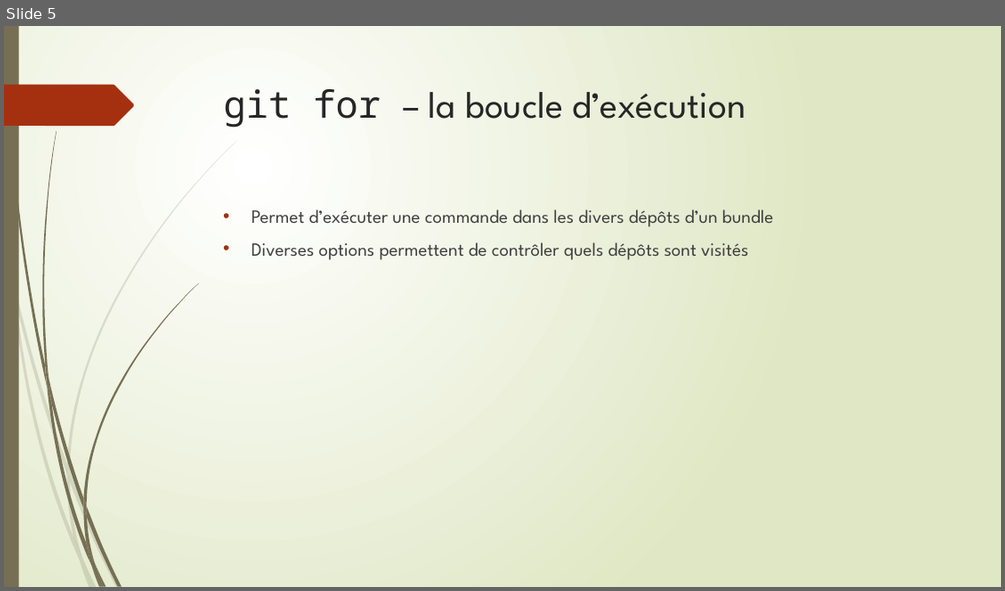
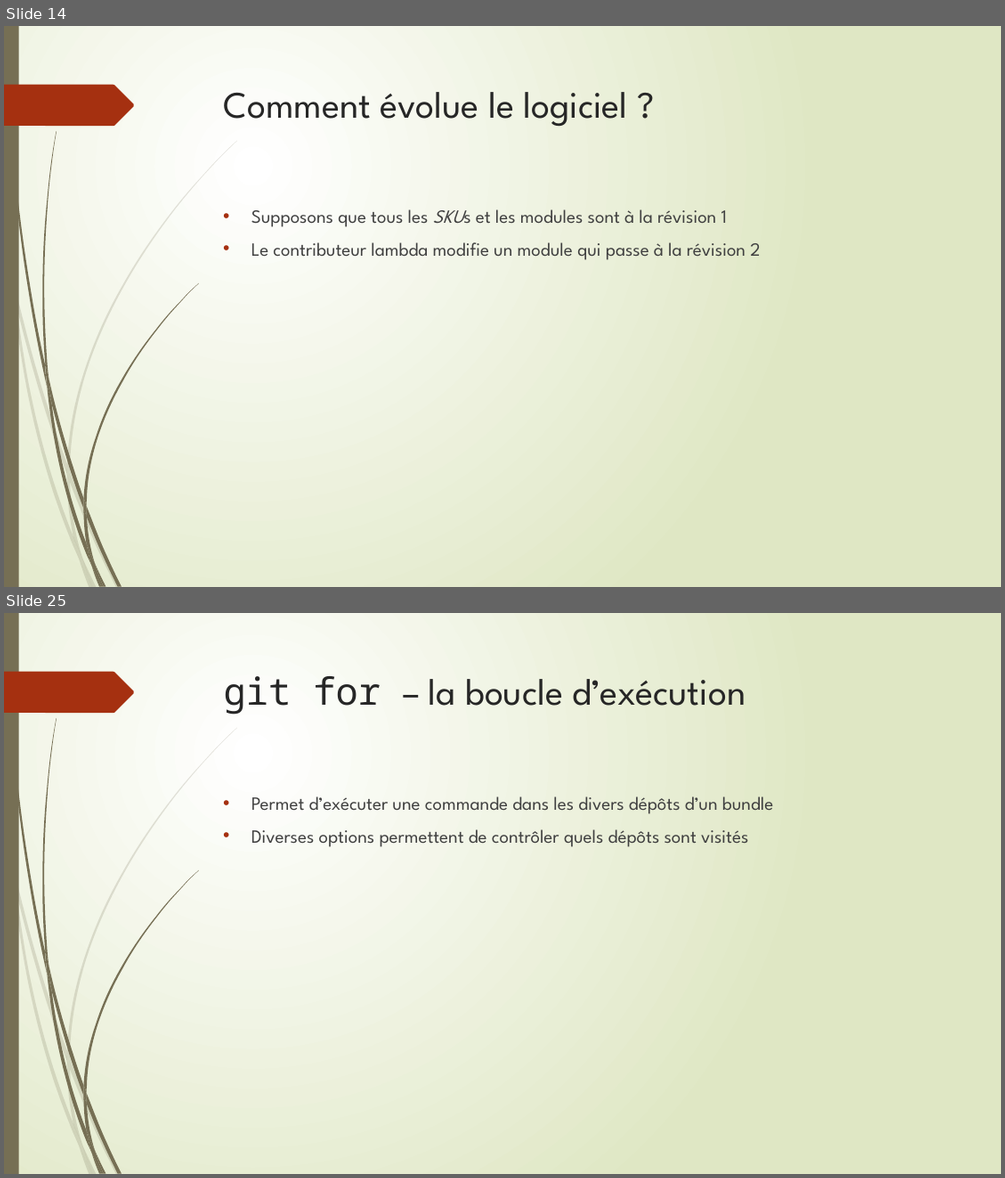
Before and after one commit to epsitec-sa/zou, a slide deck: .Documentation/Commandes git pour zou flow.pptx. Shown one above the other, each under a label of ours: slide 5 before the commit, slides 14 and 25 after it; the slides between them are not shown. The pictures are 1005x591 and 1005x1178 pixels, drawn with LibreOffice and Linux fonts; fonts in the diff are those of the drawing. Boxes give left, top, right and bottom in pixels: in the first picture for what was removed or moved away, otherwise in the second. Text is boxed around its words. In the diff, an @@ line names an element or a change of style, - is before the commit and + after.

```diff
--- a/.Documentation/Commandes git pour zou flow.pptx
+++ b/.Documentation/Commandes git pour zou flow.pptx
@@ slide 14 added at bbox=[4, 26, 1001, 587], background gradient #FFFFFF to #DFE8C4; not listed: 24 template elements that a slide beside it also shows @@
@@ title added at bbox=[224, 92, 627, 126], 36 pt, text #262626 @@
+Comment évolue le logiciel ?
@@ text added at bbox=[251, 209, 760, 260], 18 pt, text #404040 @@
+• Supposons que tous les SKUs et les modules sont à la révision 1
+• Le contributeur lambda modifie un module qui passe à la révision 2
@@ what was slide 5 is now slide 25 @@
```
Also in this commit, not shown: 3 slides changed, 21 other slides added.
